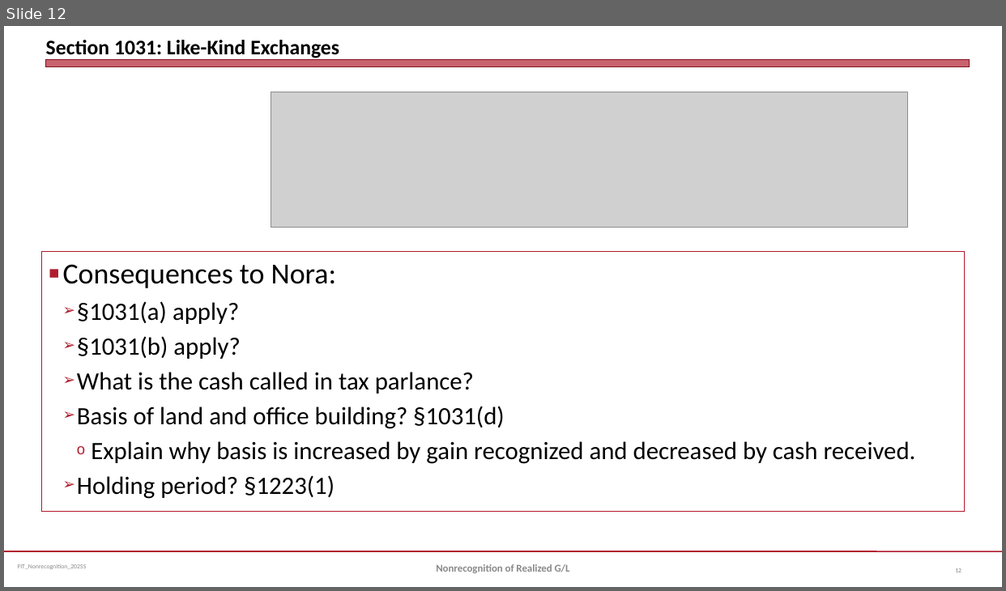
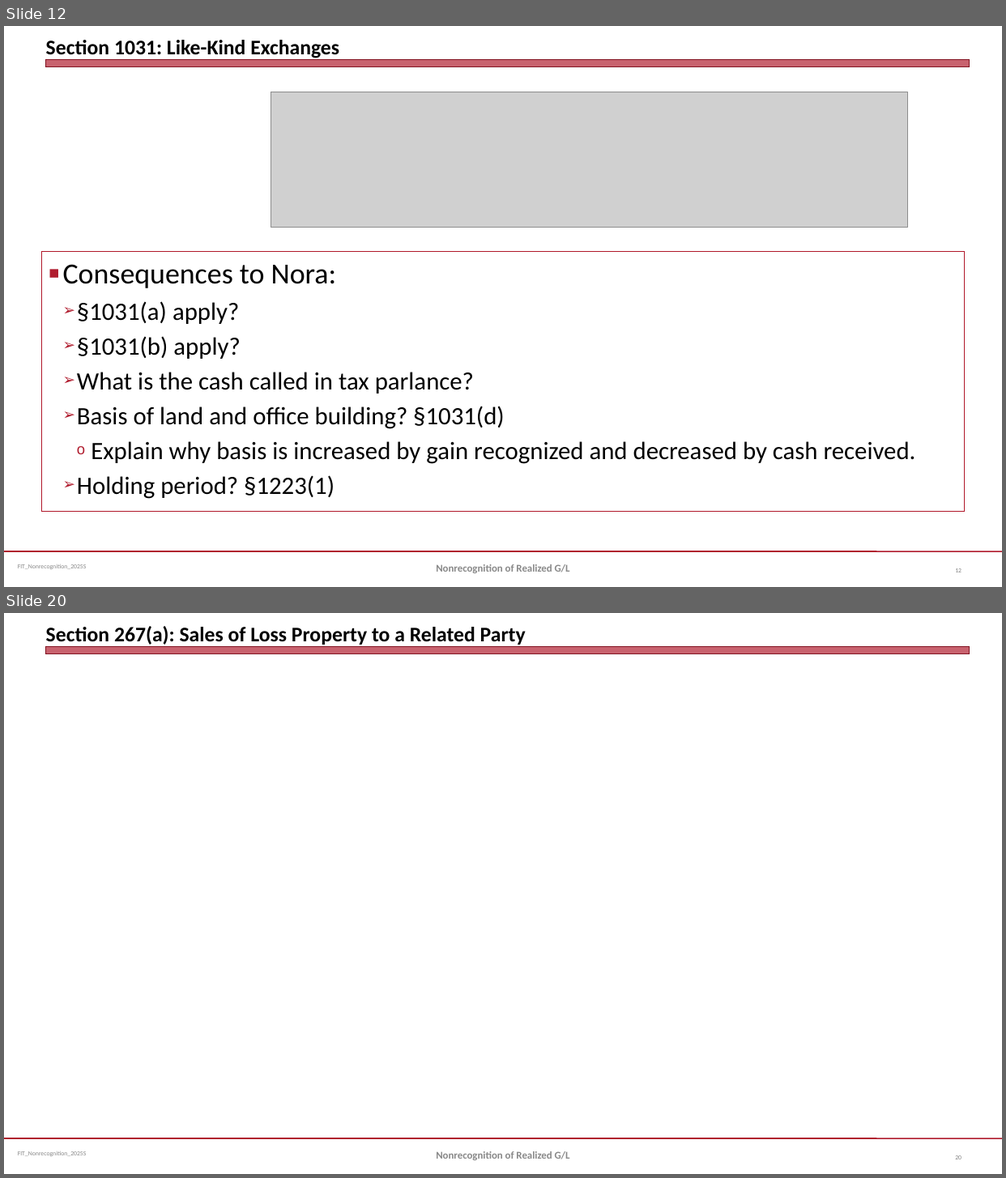
Before and after one commit to jmc877/Fed-Income-Tax, a slide deck: slides/FIT_NonrecognitionGL_2025S.pptx. Shown one above the other, each under a label of ours: slide 12 before the commit, slides 12 and 20 after it; the slides between them are not shown. The pictures are 1006x591 and 1006x1178 pixels, drawn with LibreOffice and Linux fonts; fonts in the diff are those of the drawing; grey boxes stand for pictures. Boxes give left, top, right and bottom in pixels: in the first picture for what was removed or moved away, otherwise in the second. Text is boxed around its words. In the diff, an @@ line names an element or a change of style, - is before the commit and + after.

```diff
--- a/slides/FIT_NonrecognitionGL_2025S.pptx
+++ b/slides/FIT_NonrecognitionGL_2025S.pptx
@@ slide 20 added at [4, 613, 1002, 1174], background #FFFFFF; not listed: 3 template elements that a slide beside it also shows @@
@@ title added at [46, 626, 526, 645], 20 pt, text #000000, bold @@
+Section 267(a): Sales of Loss Property to a Related Party
@@ text added at [436, 1152, 570, 1161], 10 pt, text #898989, bold @@
+Nonrecognition of Realized G/L
@@ page number added at [955, 1156, 961, 1160], 6 pt, text #808080 @@
+20
```
Also in this commit, not shown: 2 slides changed, 5 other slides added, 1 other file.
